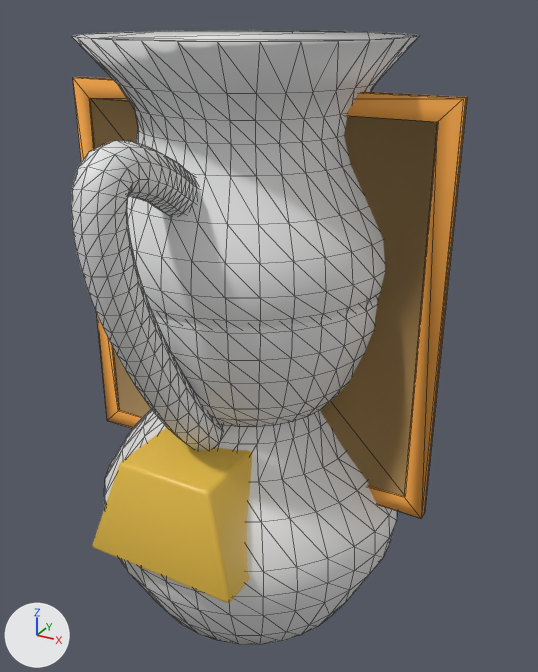
A saved change to the glTF model Items/Item Models/Itemsglb.glb.
Camera for both pictures: a camera (50 mm lens) standing at (0.72, -1.228, 0.878) and looking at (0.028, 0.031, 0.249). Every picture has the same lights, and +X, +Y and +Z are marked at lower left. The older version comes first. Mesh edges are drawn as thin lines on the coarser meshes. Vertices at exactly the same position are counted once.

The first picture shows 'Goldbar', 'Painting', 'Vase1', 'Vase2', 'VaseHandles'.
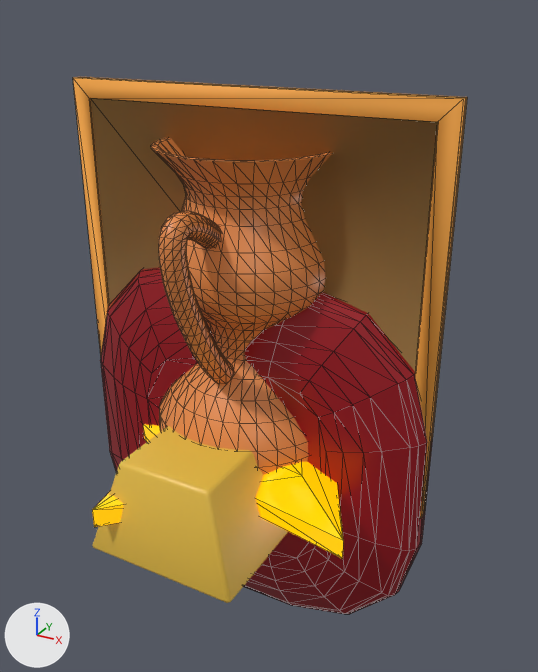
Where the change shows, as pixel boxes [x1, y1, x2, y2] in the pictures (538 x 672 px):
'Vase2', deleted: before [72, 30, 420, 645]
'Ruby', added (red): after [100, 267, 433, 614]
'Vase1', reshaped, moved, recoloured: before [154, 299, 377, 427]; after [151, 138, 332, 475]
'VaseHandles', deleted: before [71, 140, 224, 450]
'Star', added (yellow): after [92, 424, 343, 559]

The change, as a list of edits to the scene's bpy script:
```text
Add mat_vase1:
    mat_vase1 = principled_material('Vase1')
    mat_vase1.base_color = (0.8, 0.261, 0.0662)  # orange #e78c49
    mat_vase1.roughness = 0.4
Add mat_star:
    mat_star = principled_material('Star')
    mat_star.base_color = (0.8, 0.385, 0.0)  # yellow #e7a700
    mat_star.metallic = 0.2
    mat_star.roughness = 0.1
    mat_star.emission_color = (0.849, 0.41, 0.0)  # yellow #edac00
    mat_star.emission_strength = 1.0
Add mat_ruby:
    mat_ruby = principled_material('Ruby')
    mat_ruby.base_color = (0.328, 0.00561, 0.013)  # red #9b111e
    mat_ruby.metallic = 0.2
    mat_ruby.roughness = 0.3
Change me_cylinder:
    used by ob_vase1; location = (0.0, 0.0, 0.282)
    remove me_cylinder.from_pydata(...)  # 674 vertices, 1344 faces; spans x -0.28..0.28, y -0.28..0.28, z -0.138..0.429
    add me_cylinder.from_pydata(...)  # 1540 vertices, 3036 faces; spans x -0.199..0.199, y -0.278..0.278, z -0.07..0.647
    me_cylinder part 1: 674 vertices removed from x -0.28..0.28, y -0.28..0.28, z -0.138..0.429; 1540 vertices added at x -0.199..0.199, y -0.278..0.278, z -0.07..0.647
    add me_cylinder.materials.append(mat_vase1)  # orange #e78c49
Add me_star:
    me_star.from_pydata(...)  # 42 vertices, 80 faces; spans x -0.4..0.324, y -0.38..0.38, z -0.057..0.057
    me_star.materials.append(mat_star)  # yellow #e7a700, glowing yellow #edac00
Add me_ruby:
    me_ruby.from_pydata(...)  # 256 vertices, 508 faces; spans x -0.4..0.4, y -0.083..0.083, z -0.4..0.4
    me_ruby.materials.append(mat_ruby)  # red #9b111e
Change ob_vase1:
    ob_vase1.location: (0.0, 0.0, 0.282) -> (0.0, 0.0, 0.0)
Remove ob_vase2:
    ob_vase2 = bpy.data.objects.new('Vase2', me_cylinder_001)
    ob_vase2.location = (0.0, 0.0, 0.0)
Remove ob_vasehandles:
    ob_vasehandles = bpy.data.objects.new('VaseHandles', me_béziercurve)
    ob_vasehandles.location = (0.0, 0.0, 0.0)
Add ob_star:
    ob_star = bpy.data.objects.new('Star', me_star)
    ob_star.location = (0.0, 0.0, 0.0)
Add ob_ruby:
    ob_ruby = bpy.data.objects.new('Ruby', me_ruby)
    ob_ruby.location = (0.0, 0.0, 0.0)
```
